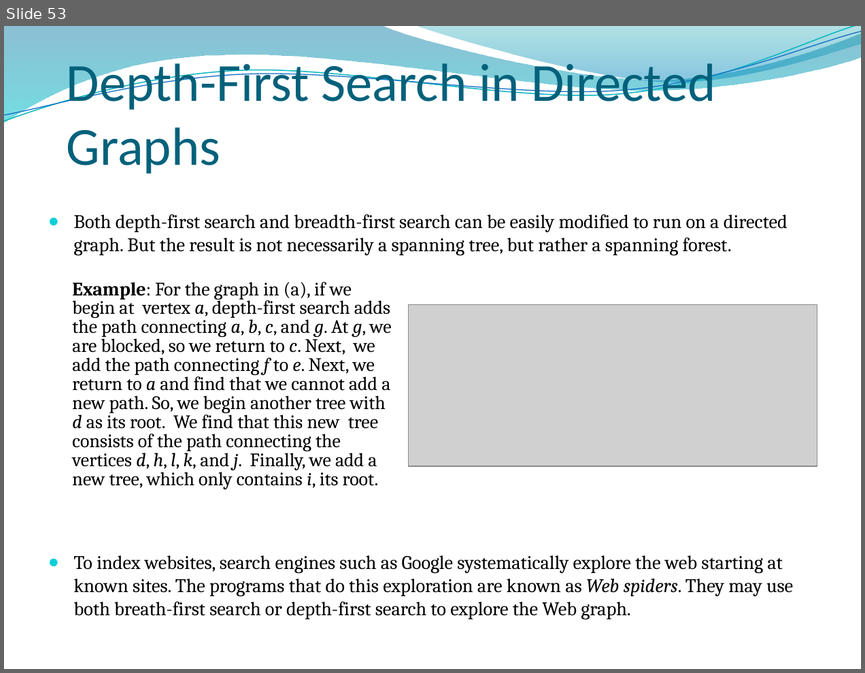
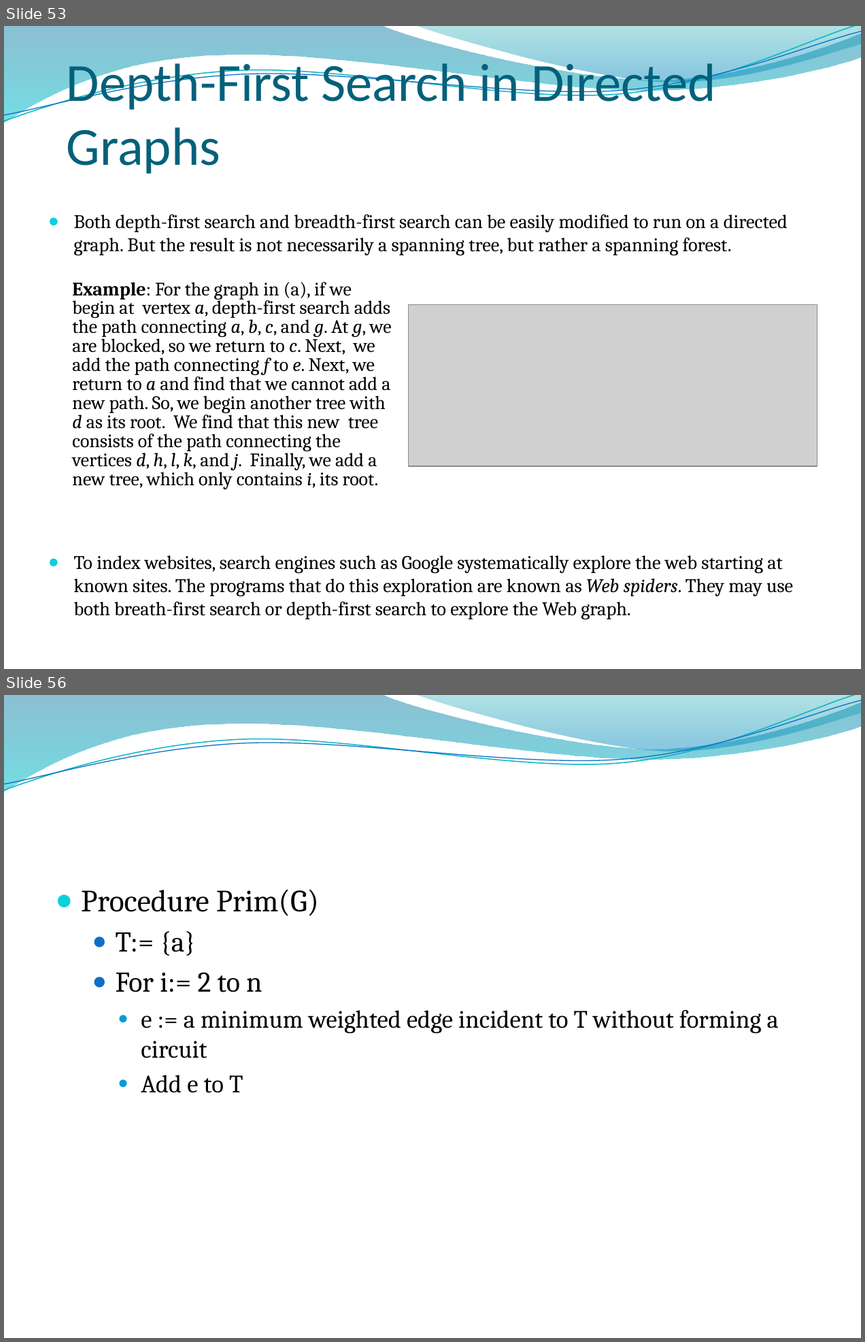
Before and after one commit to lin-chen-GA/lin-chen-GA.github.io, a slide deck: cs2620/slides/cs2620_notes11.pptx. Shown one above the other, each under a label of ours: slide 53 before the commit, slides 53 and 56 after it; the slides between them are not shown. The pictures are 865x673 and 865x1342 pixels, drawn with LibreOffice and Linux fonts; fonts in the diff are those of the drawing; grey boxes stand for pictures; background and template pictures are left out. Boxes give left, top, right and bottom in pixels: in the first picture for what was removed or moved away, otherwise in the second. Text is boxed around its words. In the diff, an @@ line names an element or a change of style, - is before the commit and + after.

Commit message:
CS2620d

```diff
--- a/cs2620/slides/cs2620_notes11.pptx
+++ b/cs2620/slides/cs2620_notes11.pptx
@@ slide 56 added at <box>4,695,861,1338</box>, background picture (left out); not listed: 4 template elements that a slide beside it also shows @@
@@ text added at <box>81,889,779,1093</box>, 21 pt, text #000000 @@
+● Procedure Prim(G)
+  ● T:= {a}
+  ● For i:= 2 to n
+    ● e := a minimum weighted edge incident to T without forming a circuit
+    ● Add e to T
```
Also in this commit, not shown: 12 other slides added.
